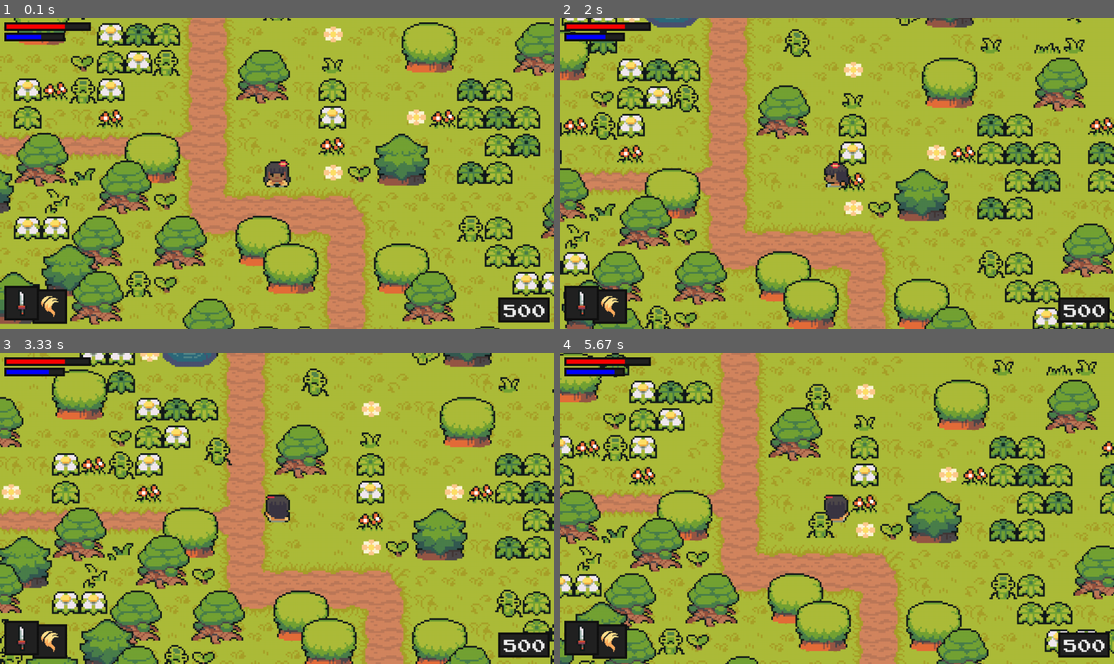
Above: before the commit, frames 1-4 (two rows, left to right).
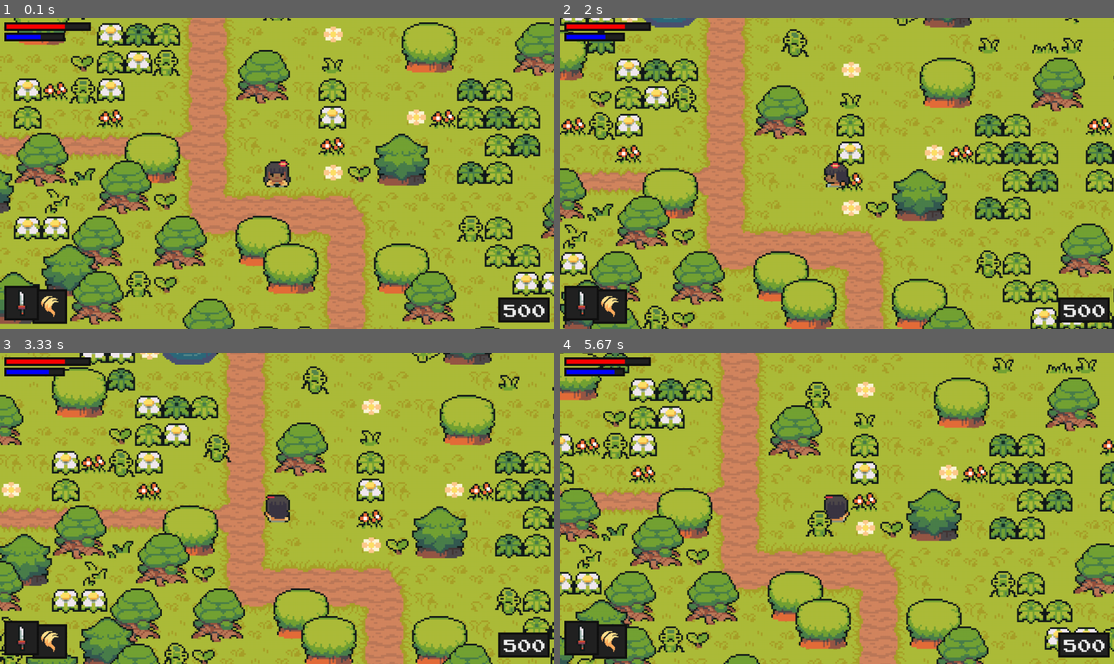
Above: after the commit, the same moments.

Repository: PaoloGuglie/Clear_Code_Tutorials
Game: pygame game, started from Zelda-like in Python/code/main.py
Same seed, same stepped clock (60 frames per second), same inputs: the game is played once before the commit and once after it.
Inputs:
- Up to frame 1 (0.1 s): no input
- Up to frame 2 (2 s): hold Right 0.33-0.8 s; hold Up 0.83-1.13 s; hold Right 1.17-1.63 s; hold Left from 1.67 s (still down)
- Up to frame 3 (3.33 s): release Left at 2.2 s; hold Down 2.23-2.53 s; hold Left 2.57-2.97 s; hold Up from 3 s (still down)
- Up to frame 4 (5.67 s): release Up at 3.37 s; hold Right 3.4-4.03 s; hold Down 4.07-4.43 s; hold Left 4.47-4.93 s; hold Right 4.97-5.43 s; hold Up from 5.47 s (still down)

The runs differ from the first frame. In frame 1, less than 0.1% of the frame differs, in the area x 7-8%, y 5-7%; in frame 2, 21%; in frame 3, 24%; in frame 4, 24%, in the area x 0-100%, y 0-100%.

Commit message:
Started creating the game's upgrade menu.

Diff:
--- a/Zelda-like in Python/code/level.py
+++ b/Zelda-like in Python/code/level.py
@@ -11,6 +11,7 @@
 from particles import AnimationPlayer
 from magic import MagicPlayer
 from support import *
+from upgrade_menu import UpgradeMenu
 
 from debug import debug
 
@@ -21,6 +22,7 @@
         # get the display surface
         self.player = None
         self.display_surface = pygame.display.get_surface()
+        self.game_paused = False
 
         # sprite groups setup
         self.visible_sprites = YSortCameraGroup()
@@ -36,6 +38,7 @@
 
         # User interface
         self.ui = UI()
+        self.upgrade_menu = UpgradeMenu(self.player)
 
         # Particles
         self.animation_player = AnimationPlayer()
@@ -189,13 +192,28 @@
     def add_exp(self, amount):
         self.player.exp += amount
 
+    def toggle_menu(self):
+        """ Create game menu """
+
+        self.game_paused = not self.game_paused
+
     def run(self):
-        # Update and draw the game
-        self.visible_sprites.update()
+        """ I always draw the elements on screen, but, if the game
+        is paused, I don't want to update the elements """
+
+        # Draw the game
         self.visible_sprites.custom_draw(self.player)
-        self.visible_sprites.enemy_update(self.player)
-        self.player_attack_logic()
         self.ui.display(self.player)
+
+        if self.game_paused:
+            # Upgrade menu
+            self.upgrade_menu.display()
+
+        else:
+            # Update the game
+            self.visible_sprites.update()
+            self.visible_sprites.enemy_update(self.player)
+            self.player_attack_logic()
 
 
 class YSortCameraGroup(pygame.sprite.Group):
--- a/Zelda-like in Python/code/main.py
+++ b/Zelda-like in Python/code/main.py
@@ -26,6 +26,9 @@
             for event in pygame.event.get():
                 if event.type == pygame.QUIT:
                     quit_game()
+                if event.type == pygame.KEYDOWN:
+                    if event.key == pygame.K_m:  # menu button
+                        self.level.toggle_menu()
 
             # Background
             self.screen.fill('Black')
--- /dev/null
+++ b/Zelda-like in Python/code/upgrade_menu.py
@@ -0,0 +1,56 @@
+import pygame
+
+from settings import *
+
+
+class UpgradeMenu:
+    def __init__(self, player):
+
+        # General setup
+        self.display_surface = pygame.display.get_surface()
+        self.player = player
+        self.attribute_number = len(player.stats)
+        self.attribute_names = list(player.stats.keys())
+        self.font = pygame.font.Font(UI_FONT, UI_FONT_SIZE)
+
+        # Selection system
+        self.selection_index = 0
+        self.selection_time = None
+        self.selection_cooldown = 300
+        self.can_move = True
+
+    def input(self):
+        keys = pygame.key.get_pressed()
+
+        if self.can_move:
+
+            if keys[pygame.K_RIGHT]:
+                self.selection_index = (self.selection_index + 1) % self.attribute_number
+                self.can_move = False
+                self.selection_time = pygame.time.get_ticks()
+
+            elif keys[pygame.K_LEFT]:
+                if self.selection_index > 0:
+                    self.selection_index = self.selection_index - 1
+                else:
+                    self.selection_index = self.attribute_number - 1
+                self.can_move = False
+                self.selection_time = pygame.time.get_ticks()
+
+            if keys[pygame.K_SPACE]:
+                self.can_move = False
+                self.selection_time = pygame.time.get_ticks()
+                print(self.selection_index)
+
+    def cooldowns(self):
+        """ Timers for menu """
+
+        # Menu movement timer
+        if not self.can_move:
+            current_time = pygame.time.get_ticks()
+            if current_time - self.selection_time >= self.selection_cooldown:
+                self.can_move = True
+
+    def display(self):
+        self.input()
+        self.cooldowns()
